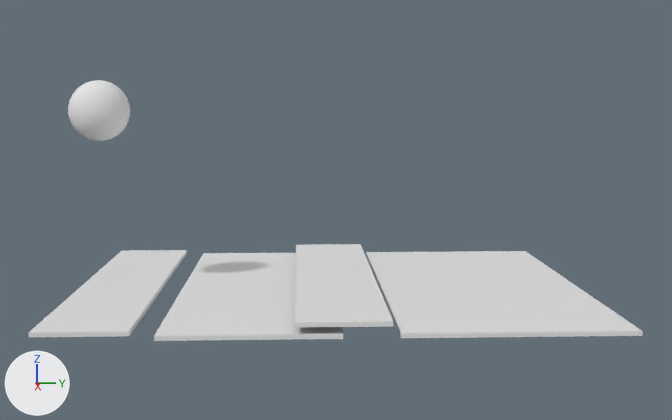
One commit to the Blender file Blender/Simulation.blend: the scene before it, then after it.
Rendered twice from a 50 mm lens placed at (47.1, 9.9, 10.7), pointed at (0.2, 11.8, 5.0). The lights are fixed; the arrows at lower left show +X, +Y and +Z.
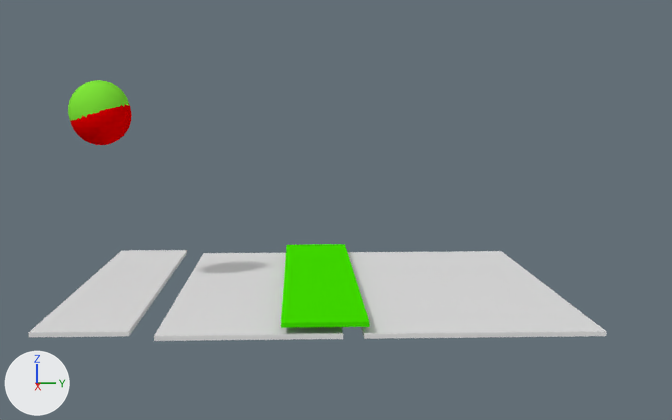
What differs and where, as boxes [x1, y1, x2, y2] in the pictures (672 x 420 px):
'Cube', moved: before [366, 251, 643, 338]; after [347, 251, 607, 339]
'Cube.003', recoloured, moved, rescaled (white to green, 10% narrower): before [295, 244, 393, 327]; after [281, 244, 369, 328]
'Sphere', recoloured (white to green): [68, 80, 130, 141] in both
'Sphere.001', added (red): after [70, 103, 132, 145]

What changed in the scene script:
```text
Change mat_material:
    mat_material.base_color: (0.8, 0.8, 0.8) -> (0.222, 0.8, 0.0444)  # white #e7e7e7 -> green #82e73b
Add mat_material_002:
    mat_material_002 = diffuse_material('Material.002')
    mat_material_002.base_color = (0.0591, 0.8, 0.0)  # green #45e700
Add mat_material_001:
    mat_material_001 = diffuse_material('Material.001')
    mat_material_001.base_color = (0.8, 0.0, 0.000465)  # red #e70002
Change me_cube_003:
    where me_cube_003.from_pydata(...)  # 8 vertices, 6 faces; spans x -1.0..1.0, y -1.0..1.0, z -1.0..1.0
    add me_cube_003.materials.append(mat_material_002)  # green #45e700
Add me_sphere_001:
    me_sphere_001.from_pydata(...)  # a UV sphere (32 segments, 16 rings, poles along z) spanning x -1.0..1.0, y -1.0..1.0, z -1.0..1.0
    me_sphere_001.materials.append(mat_material_001)  # red #e70002
Change ob_cube:
    ob_cube.location: (0.0, 19.02, 1.0) -> (0.0, 17.51, 1.0)
Change ob_cube_003:
    ob_cube_003.location: (0.0, 11.7, 1.5) -> (0.0, 10.92, 1.5)
    ob_cube_003.scale: (10.0, 2.0, 0.1) -> (10.0, 1.8, 0.1)
Add ob_sphere_001:
    ob_sphere_001 = bpy.data.objects.new('Sphere.001', me_sphere_001)
    ob_sphere_001.location = (0.0, 0.06, 9.79)
    ob_sphere_001.scale = (1.5, 1.5, 1.5)
```
